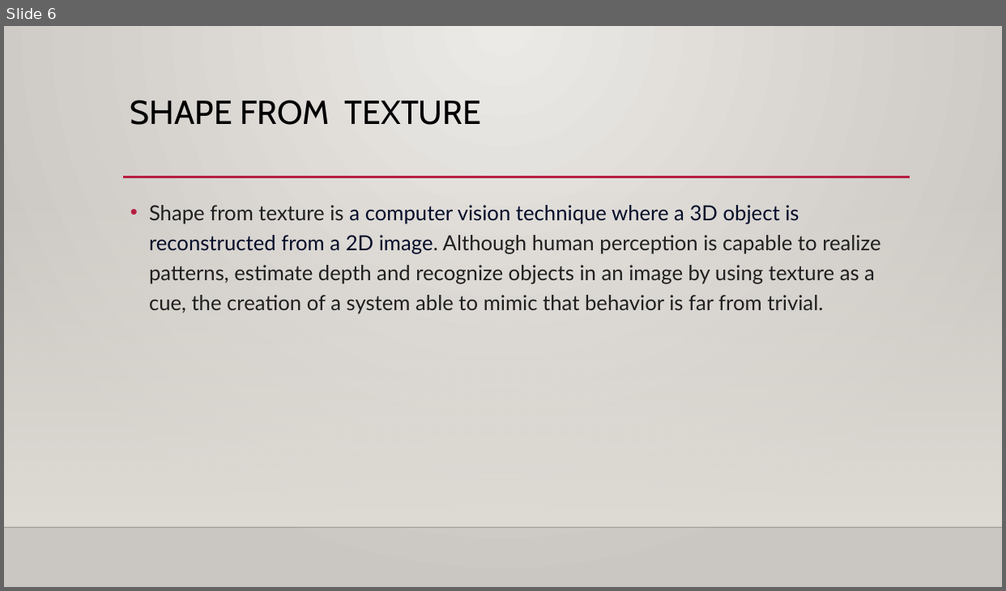
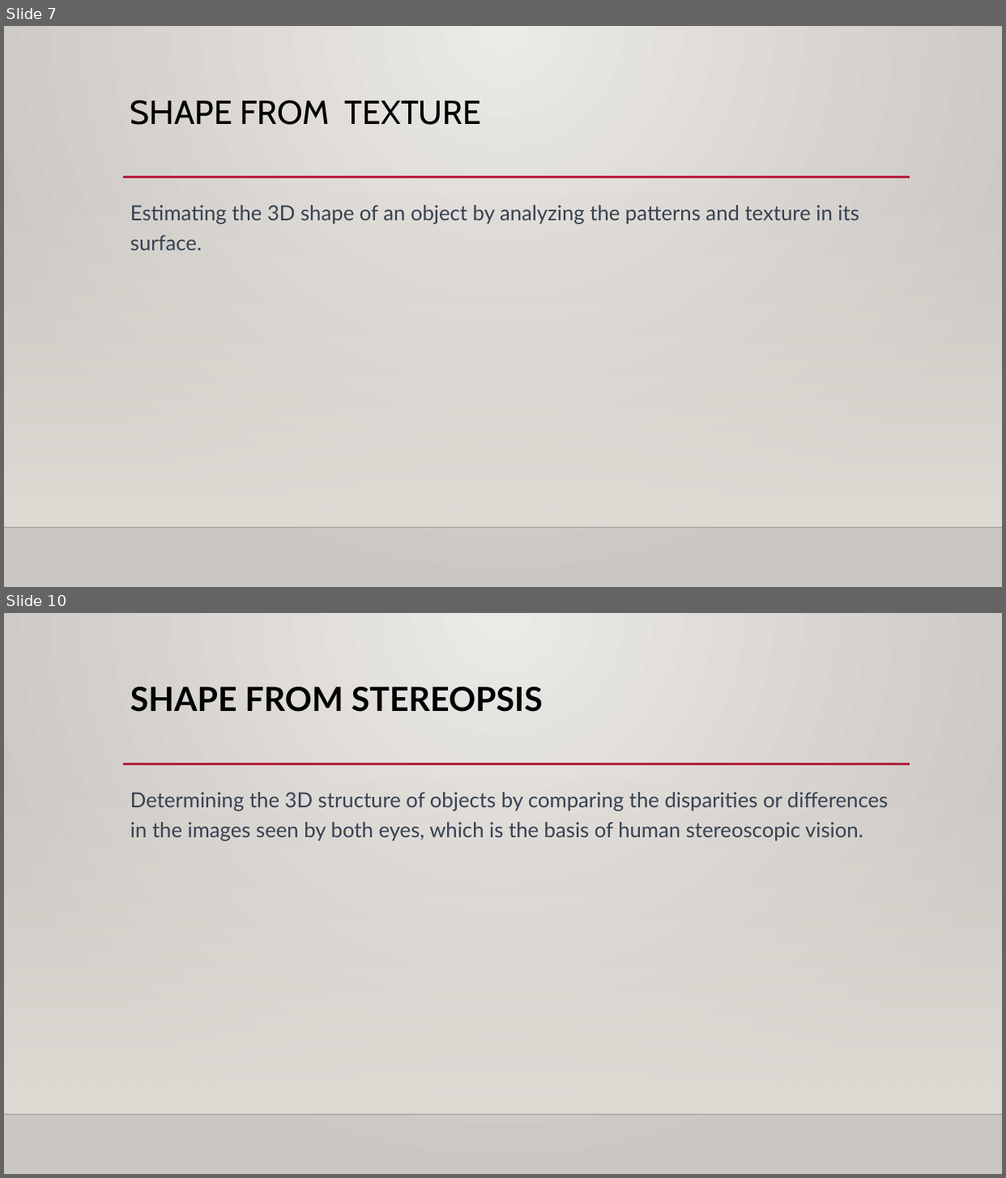
Before and after one commit to SC-One/ShapeFromX_Uni_report, a slide deck: Presentation/ShapeFromX_v1.pptx. Shown one above the other, each under a label of ours: slide 6 before the commit, slides 7 and 10 after it; the slides between them are not shown. The pictures are 1006x591 and 1006x1178 pixels, drawn with LibreOffice and Linux fonts; fonts in the diff are those of the drawing; background and template pictures are left out. Boxes give left, top, right and bottom in pixels: in the first picture for what was removed or moved away, otherwise in the second. Text is boxed around its words. In the diff, an @@ line names an element or a change of style, - is before the commit and + after.

```diff
--- a/Presentation/ShapeFromX_v1.pptx
+++ b/Presentation/ShapeFromX_v1.pptx
@@ slide 10 added at (x1=4, y1=613, x2=1002, y2=1174), background gradient #ECEAE7 to #CAC7C1; not listed: 3 template elements that a slide beside it also shows @@
@@ title added at (x1=130, y1=687, x2=543, y2=712), 32 pt, text #000000, bold @@
+SHAPE FROM STEREOPSIS
@@ text added at (x1=130, y1=792, x2=888, y2=841), 20 pt, text #374151 @@
+Determining the 3D structure of objects by comparing the disparities or differences in the images seen by both eyes, which is the basis of human stereoscopic vision.
@@ what was slide 6 is now slide 7 @@
@@ slide 7 changed as well @@
@@ text at (x1=130, y1=205, x2=859, y2=250): text changed; text colour #1F1F1F to #374151 @@
-• Shape from texture is a computer vision technique where a 3D object is reconstructed from a 2D image. Although human perception is capable to realize patterns, estimate depth and recognize objects in an image by using texture as a cue, the creation of a system able to mimic that behavior is far from trivial.
+Estimating the 3D shape of an object by analyzing the patterns and texture in its surface.
```
Also in this commit, not shown: 4 other slides changed, 12 other slides added, 2 slides removed.
